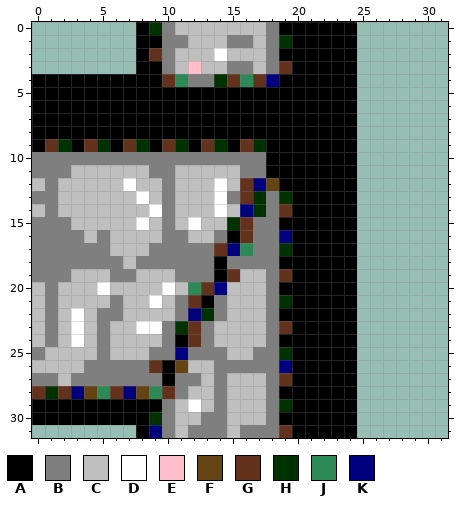
File history of a pixel-art sprite, wall/flagstone/flagstone_D.base.111.png. The picture above is the old version.
The file is 32x32 pixels.
Palette (. is transparent): A #000000  B #7f7f7f  C #bfbfbf  D #ffffff  E #febfca  F #634412  G #63321d  H #003100  J #2d8a56  K #00007f
Pixels before, first column x 0:
 0 ........AHBCCCCCCCBAAAAAA
 1 ........AABBCCCBBCBHAAAAA
 2 ........AGBCCCDCCCBAAAAAA
 3 ........AABCECCBBCBGAAAAA
 4 AAAAAAAAAAGJBBHGJGKAAAAAA
 5 AAAAAAAAAAAAAAAAAAAAAAAAA
 6 AAAAAAAAAAAAAAAAAAAAAAAAA
 7 AAAAAAAAAAAAAAAAAAAAAAAAA
 8 AAAAAAAAAAAAAAAAAAAAAAAAA
 9 AGHAGHAGHAGHAGHAGHAAAAAAA
10 BBBBBBBBBBBBBBBBBBAAAAAAA
11 BBBCCCCCCBBCCCCCBBAAAAAAA
12 CBCCCCCDCCBCCCDCGKFAAAAAA
13 BBCCCCCCDCBCCCDBGHBHAAAAA
14 CBCCCCCCCDBCCCDCKHBGAAAAA
15 BBBCCCCCDCBCDCCHGBBAAAAAA
16 BBBBCBCCCCBBCCBAGBBKAAAAA
17 BBBBBBCCCBBBBBGKJBBHAAAAA
18 BBBBBBBCBBBBBBABBBBAAAAAA
19 BBBCCCBBCCCBBBAGCCBGAAAAA
20 CBCCCDCCCCDCJGKCCCBAAAAAA
21 CBCCCCBCCDCBGABCCCBHAAAAA
22 CBCDCBBCCCCBKHBCCCBAAAAAA
23 CBCDCBCCDDBHGBCCCCBGAAAAA
24 CBCDCBCCCCBAGBCCCCBAAAAAA
25 BCCCCBCCCBBKBBBCCBBHAAAAA
26 CCCCBBBBBGAFCCBBBBBKAAAAA
27 BBCBBBBBBBABBCBCCCBGAAAAA
28 GHGKFJGKFJGBCCBCCCBAAAAAA
29 AAAAAAAAAABCDCBCCCBHAAAAA
30 AAAAAAAAAHBCCBBCCCBAAAAAA
31 ........AKBCBBBCBBBGAAAAA
After the commit:
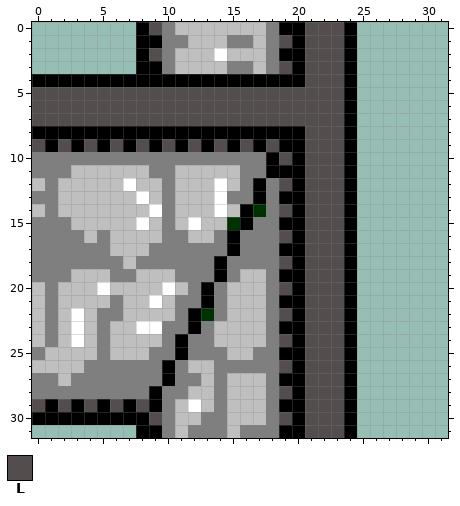
Colours new in this view: L #534d4d
Diff:
y 0: x 9 H -> L; x 21..23 AAA -> LLL
y 1: x 19 H -> L; x 21..23 AAA -> LLL
y 2: x 9 G -> L; x 21..23 AAA -> LLL
y 3: x 12 E -> C; x 19 G -> L; x 21..23 AAA -> LLL
y 4: x 10..18 GJBBHGJGK -> AAAAAAAAA; x 21..23 AAA -> LLL
y 5..7: x 0..23 AAAAAAAAAAAAAAAAAAAAAAAA -> LLLLLLLLLLLLLLLLLLLLLLLL
y 8: x 21..23 AAA -> LLL
y 9: x 0..2 AGH -> LAL; x 4..8 GHAGH -> LALAL; x 10..14 GHAGH -> LALAL; x 16..18 GHA -> LAL; x 21..23 AAA -> LLL
y 10: x 19 A -> L; x 21..23 AAA -> LLL
y 11: x 21..23 AAA -> LLL
y 12: x 16..19 GKFA -> BABL; x 21..23 AAA -> LLL
y 13: x 16..17 GH -> BA; x 19 H -> A; x 21..23 AAA -> LLL
y 14: x 16 K -> A; x 19 G -> L; x 21..23 AAA -> LLL
y 15: x 16 G -> A; x 21..23 AAA -> LLL
y 16: x 16 G -> B; x 19 K -> L; x 21..23 AAA -> LLL
y 17: x 14..16 GKJ -> BAB; x 19 H -> A; x 21..23 AAA -> LLL
y 18: x 19 A -> L; x 21..23 AAA -> LLL
y 19: x 15 G -> B; x 19 G -> A; x 21..23 AAA -> LLL
y 20: x 12..14 JGK -> BAB; x 19 A -> L; x 21..23 AAA -> LLL
y 21: x 12 G -> B; x 19 H -> A; x 21..23 AAA -> LLL
y 22: x 12 K -> A; x 19 A -> L; x 21..23 AAA -> LLL
y 23: x 11..12 HG -> BA; x 19 G -> A; x 21..23 AAA -> LLL
y 24: x 12 G -> B; x 19 A -> L; x 21..23 AAA -> LLL
y 25: x 11 K -> A; x 19 H -> A; x 21..23 AAA -> LLL
y 26: x 9 G -> B; x 11 F -> B; x 19 K -> L; x 21..23 AAA -> LLL
y 27: x 19 G -> A; x 21..23 AAA -> LLL
y 28: x 0..10 GHGKFJGKFJG -> BBBBBBBBBAB; x 19 A -> L; x 21..23 AAA -> LLL
y 29: x 0 A -> L; x 2 A -> L; x 4 A -> L; x 6 A -> L; x 8 A -> L; x 19 H -> A; x 21..23 AAA -> LLL
y 30: x 9 H -> L; x 19 A -> L; x 21..23 AAA -> LLL
y 31: x 9 K -> A; x 19 G -> A; x 21..23 AAA -> LLL
Pixel boxes of the changes (left, top, right, bottom) in both pictures:
changed: (32, 22, 344, 438)
